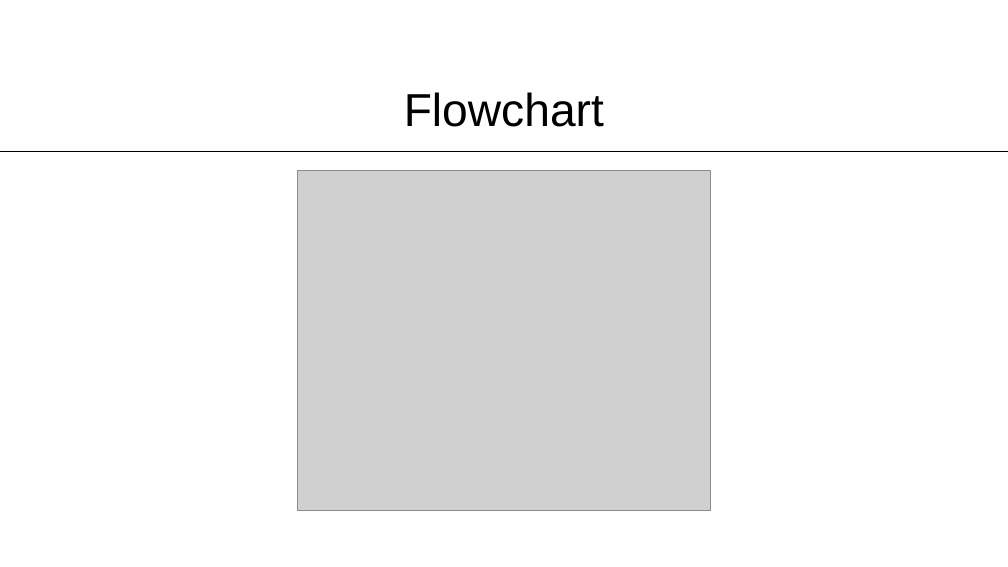
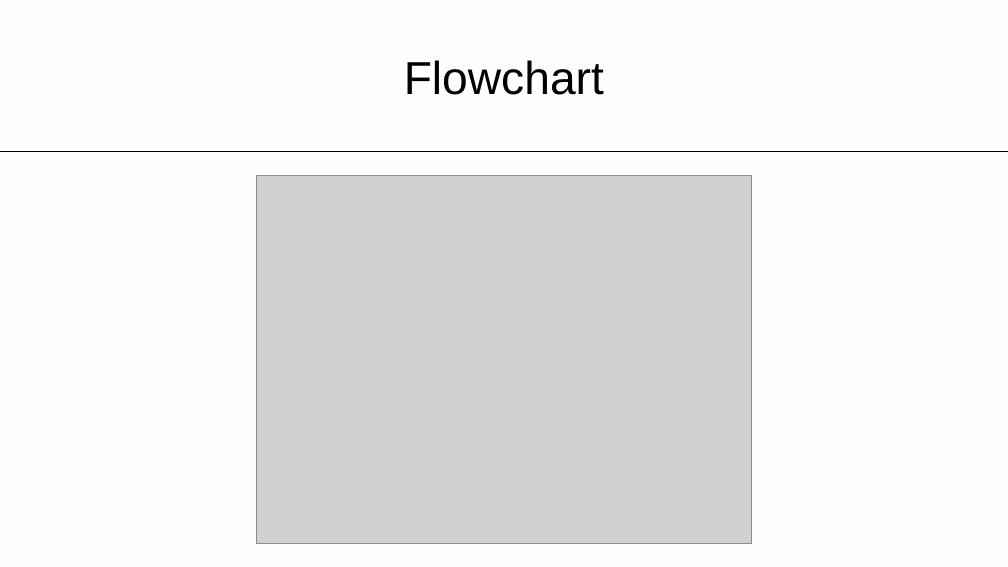
Before and after one commit to gabrialessi/MapOfTasks, a slide deck: slide 6 of Presentazione/Presentazione.pptx (slide 5 before the commit). Drawn at 1008x567 pixels with LibreOffice and Linux fonts; fonts in the diff are those of the drawing; grey boxes stand for pictures. Boxes give left, top, right and bottom in pixels: in the first picture for what was removed or moved away, otherwise in the second. Text is boxed around its words. In the diff, an @@ line names an element or a change of style, - is before the commit and + after.

```diff
--- a/Presentazione/Presentazione.pptx
+++ b/Presentazione/Presentazione.pptx
@@ title "Flowchart": place and size @@
-title "Flowchart" at bbox=[404, 92, 604, 127]
+title "Flowchart" at bbox=[404, 60, 604, 95]
@@ picture: place and size @@
-picture at bbox=[298, 171, 710, 511]
+picture at bbox=[256, 175, 752, 544]
```
Also in this commit, not shown: 3 other slides changed, 5 slides added, 2 slides removed.
